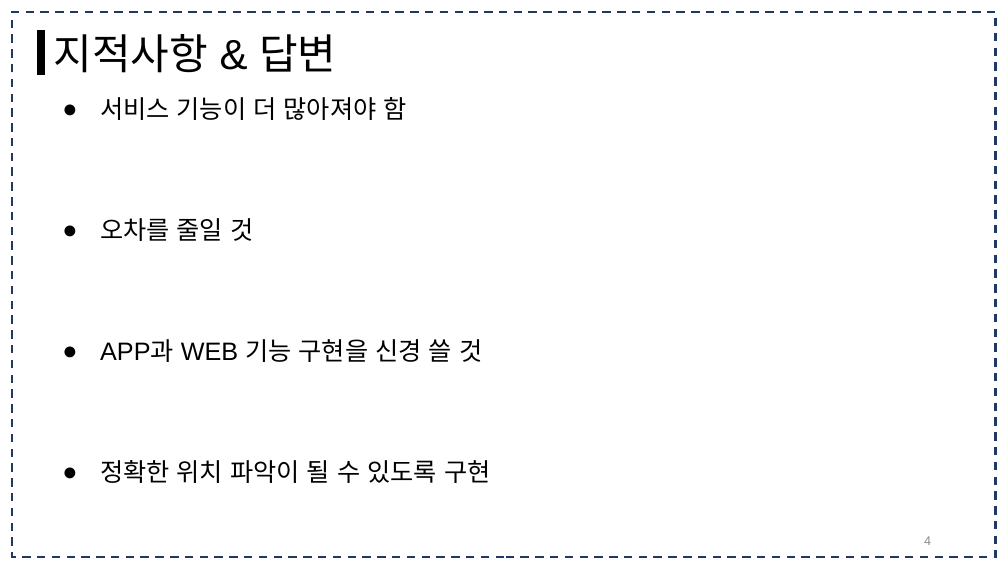
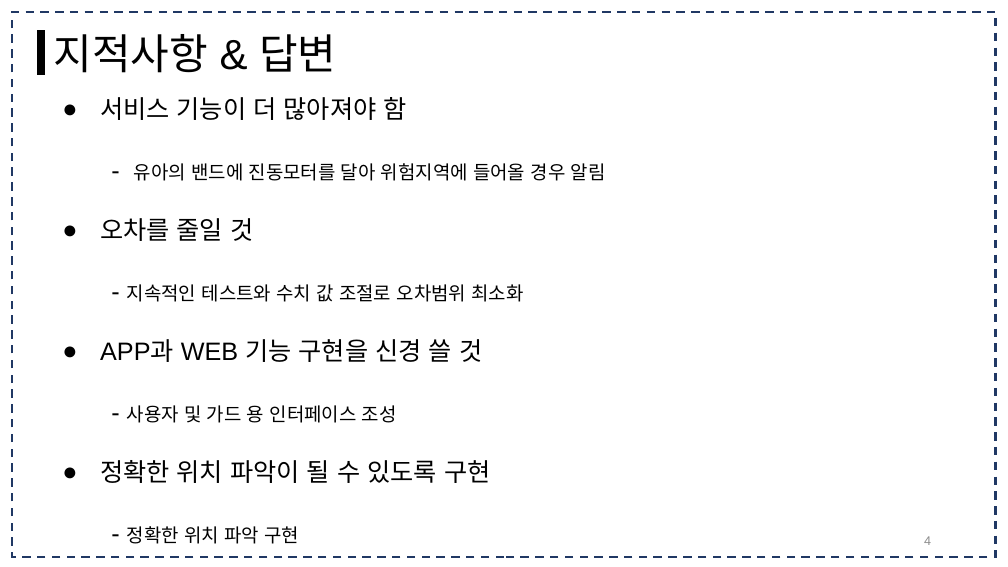
Before and after one commit to Final-Project-KPU/Semicolone-Project, a slide deck: slide 4 of 2-8(김동민,김상현,나기엽,허영민).pptx. Drawn at 1008x567 pixels with LibreOffice and Linux fonts; fonts in the diff are those of the drawing. Boxes give left, top, right and bottom in pixels: in the first picture for what was removed or moved away, otherwise in the second. Text is boxed around its words. In the diff, an @@ line names an element or a change of style, - is before the commit and + after.

```diff
--- a/2-8(김동민,김상현,나기엽,허영민).pptx
+++ b/2-8(김동민,김상현,나기엽,허영민).pptx
@@ text at <box>134,163,606,181</box>: paragraph added @@
+- 유아의 밴드에 진동모터를 달아 위험지역에 들어올 경우 알림
@@ text at <box>127,284,524,302</box>: paragraph added @@
+- 지속적인 테스트와 수치 값 조절로 오차범위 최소화
@@ text at <box>127,405,397,423</box>: paragraph added @@
+- 사용자 및 가드 용 인터페이스 조성
@@ text at <box>127,526,299,544</box>: paragraph added @@
+- 정확한 위치 파악 구현
```
